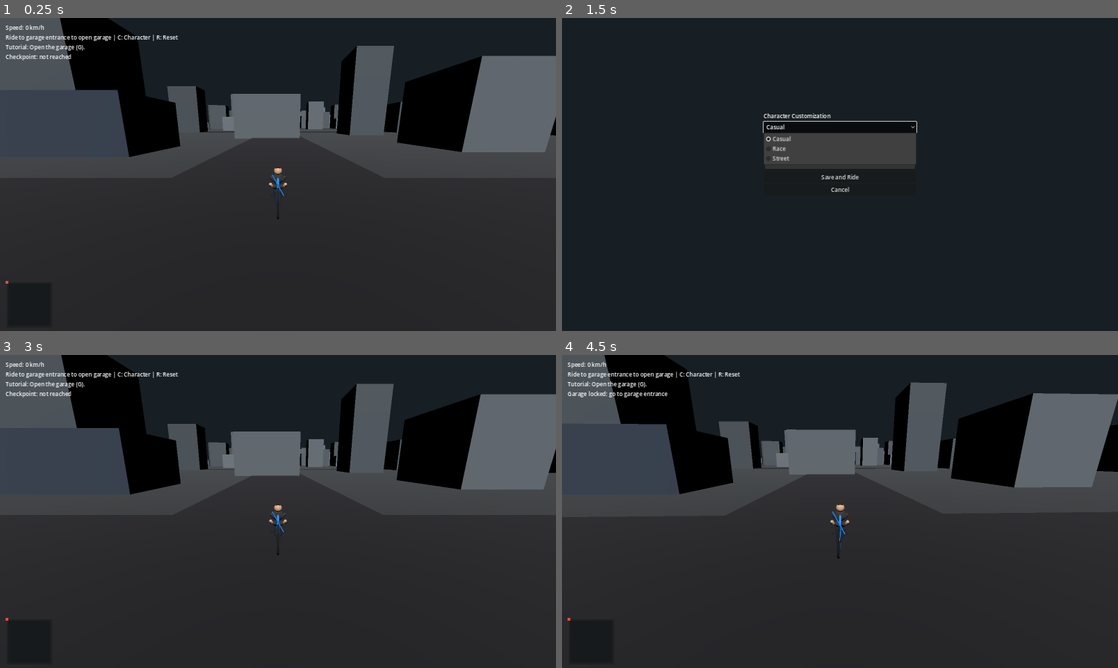
Above: before the commit, frames 1-4 (two rows, left to right).
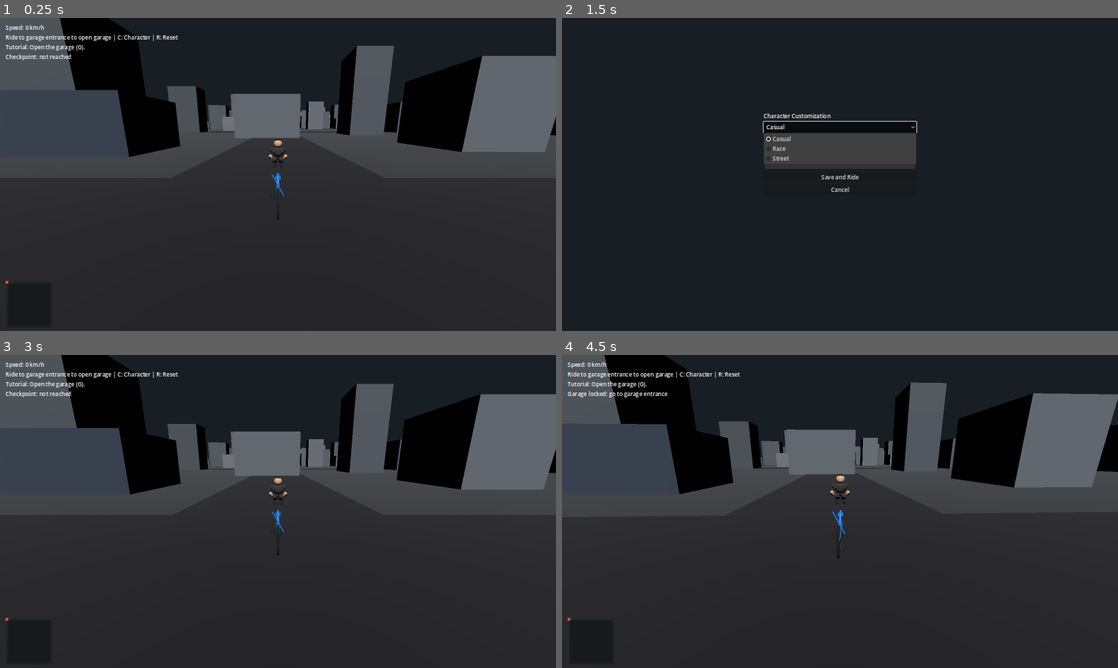
Above: after the commit, the same moments.

Repository: schumannd/bikesim
Game: Godot game, scene res://scenes/Main.tscn
Same seed, same stepped clock (60 frames per second), same inputs: the game is played once before the commit and once after it.
Inputs:
- Up to frame 1 (0.25 s): no input
- Up to frame 2 (1.5 s): tap Enter at 0.5 s; hold D (steer_right) 0.53-1.25 s; tap C (open_character_customization) at 0.6 s; click "Casual" at 1.25 s
- Up to frame 3 (3 s): click "Short" at 2 s; click "Cancel" at 2.75 s
- Up to frame 4 (4.5 s): hold Space (brake) 3.53-4.28 s; tap G (open_garage) at 3.6 s; tap R (quick_reset) at 4.25 s; hold D (steer_right) from 4.28 s (still down); tap Q at 4.35 s

The runs differ from the first frame. In frame 1, 0.1% of the frame differs, in the area x 37-100%, y 21-55%; in frame 2, nothing differs; in frame 3, 0.1%; in frame 4, 0.2%, in the area x 13-85%, y 8-55%.

Commit message:
Clean up rider/fall fixes with seat-anchor attachment and simple chunk streaming.
Remove layered map-streaming experiments in favor of one radius-based loader and attach the rider to a generated bike seat anchor each update so floating is eliminated by construction.

Co-authored-by: Cursor <cursoragent@cursor.com>

Diff:
--- a/scenes/RideScene.tscn
+++ b/scenes/RideScene.tscn
@@ -227,7 +227,7 @@
 mesh = SubResource("13_wheelmesh")
 
 [node name="RiderVisual" type="Node3D" parent="SubViewportContainer/SubViewport/World/Bike"]
-position = Vector3(0, 0.08, -0.36)
+position = Vector3(0, 0, 0)
 script = ExtResource("6_ridervisual")
 
 [node name="EngineAudio" type="AudioStreamPlayer3D" parent="SubViewportContainer/SubViewport/World/Bike"]
--- a/scripts/BikeVisualBuilder.gd
+++ b/scripts/BikeVisualBuilder.gd
@@ -56,6 +56,7 @@
 	_add_wheel("FrontWheel", front_wheel_z, wheel_radius, tire_width, metal_mat, rubber_mat)
 	_add_seat(frame_height, frame_mat, metal_mat)
 	_add_pedals(metal_mat)
+	_add_seat_anchor(frame_height)
 
 func _add_wheel(name: String, wheel_z: float, wheel_radius: float, tire_width: float, rim_mat: Material, tire_mat: Material) -> void:
 	var tire := MeshInstance3D.new()
@@ -211,3 +212,9 @@
 		(right as Node3D).rotation.z = phase
 	if left and left is Node3D:
 		(left as Node3D).rotation.z = phase + PI
+
+func _add_seat_anchor(frame_height: float) -> void:
+	var anchor := Node3D.new()
+	anchor.name = "SeatAnchor"
+	anchor.position = Vector3(0.0, frame_height + 0.25, -0.47)
+	add_child(anchor)
--- a/scripts/ProceduralCity.gd
+++ b/scripts/ProceduralCity.gd
@@ -3,9 +3,7 @@
 
 @export var bike_path: NodePath
 @export var chunk_size: float = 120.0
-@export var load_radius: int = 4
-@export var unload_radius: int = 6
-@export var look_ahead_seconds: float = 3.0
+@export var load_radius: int = 5
 
 var _loaded_chunks: Dictionary = {}
 var _bike: Node3D
@@ -23,17 +21,9 @@
 func _refresh_chunks(force: bool) -> void:
 	if _bike == null:
 		_bike = get_node_or_null(bike_path)
-	var center_chunk: Vector2i = Vector2i.ZERO
-	var ahead_chunk: Vector2i = Vector2i.ZERO
-	if _bike != null:
-		center_chunk = _world_to_chunk(_bike.global_position)
-		var vel: Vector3 = Vector3.ZERO
-		if _bike is CharacterBody3D:
-			vel = (_bike as CharacterBody3D).velocity
-		var projected_pos: Vector3 = _bike.global_position + Vector3(vel.x, 0.0, vel.z) * look_ahead_seconds
-		ahead_chunk = _world_to_chunk(projected_pos)
-	else:
-		ahead_chunk = center_chunk
+	if _bike == null:
+		return
+	var center_chunk: Vector2i = _world_to_chunk(_bike.global_position)
 	var target_keys: Dictionary = {}
 	for x in range(center_chunk.x - load_radius, center_chunk.x + load_radius + 1):
 		for z in range(center_chunk.y - load_radius, center_chunk.y + load_radius + 1):
@@ -41,26 +31,9 @@
 			target_keys[key] = true
 			if force or not _loaded_chunks.has(key):
 				_create_chunk(Vector2i(x, z), key)
-	for x in range(ahead_chunk.x - load_radius, ahead_chunk.x + load_radius + 1):
-		for z in range(ahead_chunk.y - load_radius, ahead_chunk.y + load_radius + 1):
-			var key: String = "%d:%d" % [x, z]
-			target_keys[key] = true
-			if force or not _loaded_chunks.has(key):
-				_create_chunk(Vector2i(x, z), key)
-	if _bike != null:
-		_ensure_chunk(center_chunk)
-		_ensure_chunk(ahead_chunk)
+
 	for key: String in _loaded_chunks.keys():
-		var split: PackedStringArray = key.split(":")
-		var cx: int = int(split[0])
-		var cz: int = int(split[1])
-		var should_keep: bool = target_keys.has(key)
-		if not should_keep:
-			if abs(cx - center_chunk.x) <= unload_radius and abs(cz - center_chunk.y) <= unload_radius:
-				should_keep = true
-			if abs(cx - ahead_chunk.x) <= unload_radius and abs(cz - ahead_chunk.y) <= unload_radius:
-				should_keep = true
-		if not should_keep:
+		if not target_keys.has(key):
 			var chunk_node: Node3D = _loaded_chunks[key]
 			chunk_node.queue_free()
 			_loaded_chunks.erase(key)
@@ -181,11 +154,6 @@
 		if node:
 			node.queue_free()
 
-func _ensure_chunk(chunk_coord: Vector2i) -> void:
-	var key: String = "%d:%d" % [chunk_coord.x, chunk_coord.y]
-	if not _loaded_chunks.has(key):
-		_create_chunk(chunk_coord, key)
-
 func _add_garage(parent: Node3D) -> void:
 	var garage := StaticBody3D.new()
 	garage.name = "GarageBuilding"
--- a/scripts/RideScene.gd
+++ b/scripts/RideScene.gd
@@ -48,10 +48,12 @@
 	_pedal_phase += abs((bike as Node).get("speed")) * _delta * 0.9
 	bike_visual.call("animate_drive", (bike as Node).get("speed"), _delta)
 	rider_visual.call("animate_pedaling", _pedal_phase, normalized_speed)
+	_snap_rider_to_seat()
 
 func _apply_visuals() -> void:
 	bike_visual.call("apply_config", GameState.bike_config)
 	rider_visual.call("apply_config", GameState.character_config)
+	_snap_rider_to_seat()
 
 func _on_checkpoint_body_entered(body: Node3D) -> void:
 	if body == bike:
@@ -86,6 +88,11 @@
 	var y: float = clamp(local_y, 0.0, 1.0)
 	minimap_marker.position = Vector2(x * map_size.x - 4.0, y * map_size.y - 4.0)
 
+func _snap_rider_to_seat() -> void:
+	var seat_anchor: Node = bike_visual.get_node_or_null("SeatAnchor")
+	if seat_anchor and seat_anchor is Node3D:
+		rider_visual.position = (seat_anchor as Node3D).position + Vector3(0.0, 0.02, 0.0)
+
 func _connect_existing_garage_zones() -> void:
 	for node in world_root.get_children():
 		_scan_garage_zone_recursive(node)
Not shown, changed: tasks/bug-tracker.md
